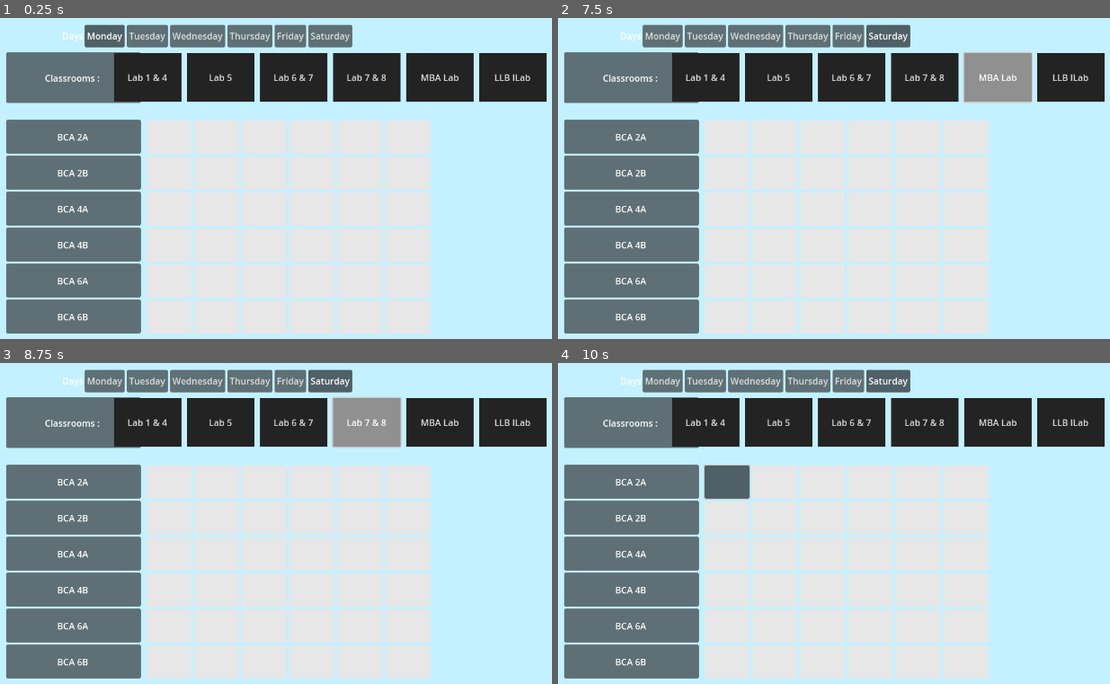
Above: before the commit, frames 1-4 (two rows, left to right).
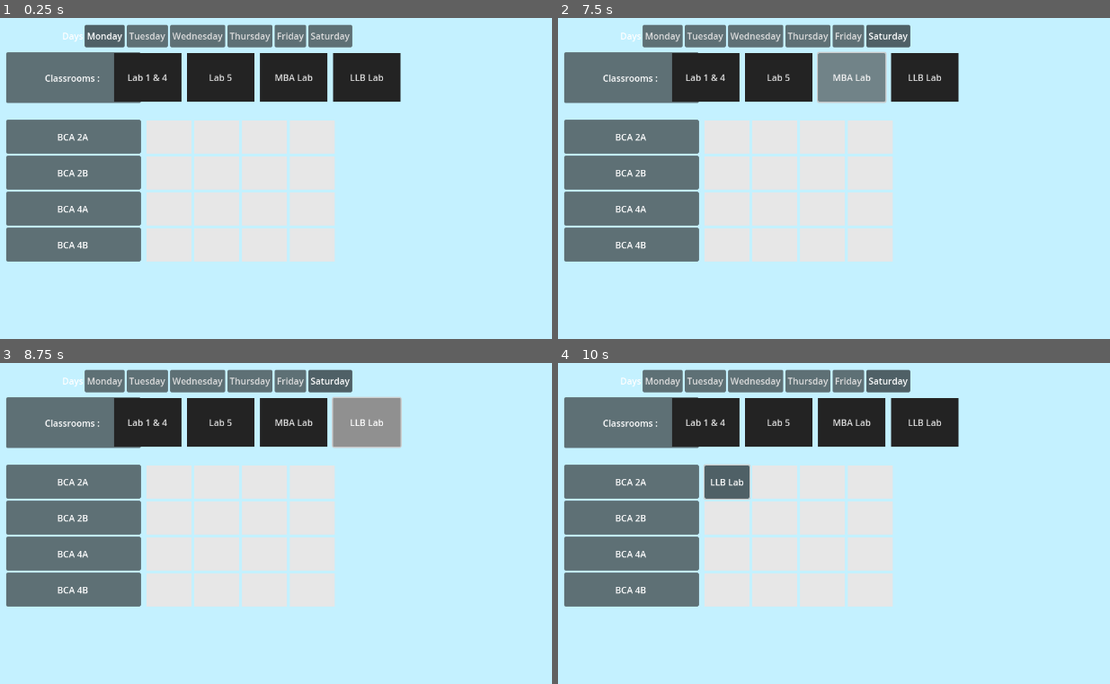
Above: after the commit, the same moments.

Repository: randomhimalayanguy/TimeTableBuilder
Game: Godot game, scene res://Scene/batch.tscn
Two runs of this game, one before a commit and one after it. Both use one fixed random seed, a clock stepped at 60 frames per second and the inputs below.
Inputs (mouse positions are in pixels of both pictures, inside the frame that each line leads up to):
- Up to frame 1 (0.25 s): no input
- Up to frame 2 (7.5 s): click "Monday" at 0.5 s; click "Tuesday" at 1.25 s; click "Wednesday" at 2 s; click "Thursday" at 2.75 s; click "Friday" at 3.5 s; click "Saturday" at 4.25 s; click "Lab 1 & 4" at 5 s; click "Lab 5" at 5.75 s; click (850, 78) at 6.5 s, where only the run before the commit has a clickable "Lab 6 & 7"; click "MBA Lab" at 7.25 s
- Up to frame 3 (8.75 s): click (364, 423) at 8 s, where only the run before the commit has a clickable "Lab 7 & 8"
- Up to frame 4 (10 s): click (922, 423) at 8.75 s, where only the run after the commit has a clickable "LLB Lab"; click (729, 481) at 9.52 s

The runs differ from the first frame. In frame 1, 26% of the frame differs, in the area x 1-100%, y 10-99%; in frame 2, 28%; in frame 3, 26%; in frame 4, 26%.

Commit message:
Added DataManager

Diff:
--- a/Scene/batch.tscn
+++ b/Scene/batch.tscn
@@ -15,9 +15,8 @@
 grow_horizontal = 2
 grow_vertical = 2
 script = ExtResource("1_ke485")
-total_periods = 6
-classrooms = Array[String](["Lab 1 & 4", "Lab 5", "Lab 6 & 7", "Lab 7 & 8", "MBA Lab", "LLB lLab"])
-classes = Array[String](["BCA 2A", "BCA 2B", "BCA 4A", "BCA 4B", "BCA 6A", "BCA 6B"])
+classrooms_li = Array[String](["Lab 1 & 4", "Lab 5", "MBA Lab", "LLB Lab"])
+classes_li = Array[String](["BCA 2A", "BCA 2B", "BCA 4A", "BCA 4B"])
 
 [node name="PanelContainer" type="PanelContainer" parent="."]
 layout_mode = 1
--- a/Scene/class.tscn
+++ b/Scene/class.tscn
@@ -1,6 +1,6 @@
 [gd_scene load_steps=2 format=3 uid="uid://bacyimhoqbkd3"]
 
-[ext_resource type="Script" uid="uid://k8j4i4qcitaj" path="res://Scripts/class.gd" id="1_w0goi"]
+[ext_resource type="Script" uid="uid://k8j4i4qcitaj" path="res://Scripts/class_manager.gd" id="1_w0goi"]
 
 [node name="Class" type="Panel"]
 custom_minimum_size = Vector2(240, 60)
--- /dev/null
+++ b/Scripts/DataManager.gd
@@ -0,0 +1,64 @@
+extends Node
+
+# TODO Check signals and func calls to avoid confusion
+
+var days = ["Monday", "Tuesday", "Wednesday", "Thursday", "Friday", "Saturday"]
+
+var cur_day := "Monday"
+var cur_classroom := ""
+
+var scd : Dictionary
+
+
+signal signal_day_changed
+
+
+func _ready() -> void:
+	for day in days:
+		scd[day] = {}
+
+
+func set_classroom(classroom : String):
+	cur_classroom = classroom
+
+
+func set_cur_day(day_no : String):
+	if cur_day != day_no:
+		cur_day = day_no
+		signal_day_changed.emit(scd[cur_day])
+		print(scd[cur_day])
+
+
+func period_select(period, classname):
+	#print(cur_day + cur_classroom + classname +str(period))
+	print("%s %s %s %s"%[cur_day, str(period+1), classname, cur_classroom])
+
+	if classname not in scd[cur_day]:
+		scd[cur_day][classname] = {}
+
+	scd[cur_day][classname][period] = cur_classroom
+
+	return cur_classroom
+
+
+"""
+scd = {
+	"Monday" : {
+		"BCA 2A" : {1 : 101, 2:110, 4:110},
+		"BCA 2B" : {1 : 110, 2: 101}
+	},
+	"Tuesday" : {
+		"BCA 2A" : {1 : 101, 2:110, 4:110},
+		"BCA 2B" : {1 : 110, 2: 101}
+	}
+}
+
+scd[cur_day][classname][period] = classroom_no
+
+
+
+if classname not in scd[cur_day]:
+	scd[cur_day][classname] = {}
+
+scd[cur_day][classname][period] = classroom_no
+"""
--- a/Scripts/batch.gd
+++ b/Scripts/batch.gd
@@ -1,102 +1,53 @@
 extends Control
 
+ #Taking classroom data
+@export var classrooms_li : Array[String]
+# Taking class data
+@export var classes_li : Array[String]
+
+# Total number of periods
+@export var periods := 4
+
+# To show classroom list
+@onready var classroom_panel = $MarginContainer/MainVBox/classrooms
 
 var class_prefab = preload("res://Scene/class.tscn")
-@onready var vbox_classes = $MarginContainer/MainVBox/VBoxContainer
-@onready var classrooms_panel = $MarginContainer/MainVBox/classrooms
-@onready var day_panel = $MarginContainer/MainVBox/Days
 
-#var schd : Array[String]
-var classroom_scd : Dictionary[String, Dictionary] = {}
-
-# Stores current classroom
-var classroom_detail : String
-var cur_classroom = null
-
-# Stores current day
-var cur_day := "Monday"
-
-var days : Array
-
-# total number of periods
-@export var total_periods := 4
-
-# array of classrooms -> 110, 112, 101, etc.
-@export var classrooms : Array[String]
-# array of classes -> BCA 2A, BCA 4A, etc.
-@export var classes : Array[String]
+# Vertial box to store different class_prefabs
+@onready var vbox = $MarginContainer/MainVBox/VBoxContainer
 
 
-func _ready() -> void:
-	add_classes()
-	add_classrooms()
-	set_classroom("")
-	day_panel.connect("day_selected", set_day)
-	days = day_panel.get_days()
-	for i in days:
-		classroom_scd[i] = {}
+func _ready():
+	# passing classroom data to classroom panel to generate classrooms
+	classroom_panel.set_classrooms(classrooms_li)
+	# setting up classes
+	set_classes()
+
+	# Connecting with signal, that fires whenever cur_day is switched, then we rebuild the board
+	DataManager.signal_day_changed.connect(setup_board)
 
 
-# pass classroom array to the classroom panel and connects with it's signal
-func add_classrooms():
-	classrooms_panel.set_classrooms(classrooms)
-	classrooms_panel.connect("classroom_selected", set_classroom)
+# Creates classes from class data and make it child of vbox
+func set_classes():
+	for cur_class_name : String in classes_li:
+		var new_class = class_prefab.instantiate() as class_manager
+		vbox.add_child(new_class)
+		# Setting class name and total periods to all classes
+		new_class.set_class_and_period(cur_class_name, periods)
 
 
-func set_day(day):
-	cur_day = day
-	print("Day " + cur_day)
+# Building and rebuilding the time table board
+func setup_board(scd : Dictionary):
+	for cur_class : class_manager in vbox.get_children():
+		# getting name of class
+		var cur_class_name : String = cur_class.get_class_name()
 
+		# if cur_class is in schdule ->
+		if cur_class_name in scd:
+			# fetch data and rebuild the board
+			cur_class.set_board(scd[cur_class_name])
 
-# add classes based on classes array
-func add_classes():
-	for i in range(len(classes)):
-		# Creating and adding a new class
-		var _class = class_prefab.instantiate()
-		vbox_classes.add_child(_class)
-		# setting name of that class using classes array
-		_class.set_label_name(classes[i])
-		# setting total number of periods
-		_class.set_periods(total_periods)
-
-		# connecting with period_chosen signal and calling class_and_period func and passing
-		# i -> index and _class object
-		_class.connect("period_chosen", class_and_period.bind(i, _class))
-
-
-# when classroom btn is pressed, we store that classroom detail
-func set_classroom(classroom : String):
-	classroom_detail = classroom if classroom != classroom_detail else ""
-	#if classroom_detail == "":
-		#for classes in vbox_classes.get_children():
-			#classes.disable_btns()
-	#else:
-		#for classes in vbox_classes.get_children():
-			#classes.enable_btns()
-			#if classroom_scd[cur_day].has(classroom_detail):
-				#classes.disable_clashes(classroom_scd[cur_day][classroom_detail])
-	print(classroom_detail)
-
-
-# when period_chosen signal occur
-# period -> already passed with period_chosen signal, cur_class (index) and _class obj is passed here
-func class_and_period(period, cur_class, _class):
-	# detail string
-	var x = classes[cur_class] + " " +str(period+1) + " " + classroom_detail
-
-	if classroom_detail != "":
-		if not classroom_scd[cur_day].has(classroom_detail):
-			classroom_scd[cur_day][classroom_detail] = []
-
-		if period not in classroom_scd[cur_day][classroom_detail]:
-			classroom_scd[cur_day][classroom_detail].append(period)
-			_class.set_classroom(classroom_detail)
-			#for classes in vbox_classes.get_children():
-				#classes.disable_clashes(classroom_scd[cur_day][classroom_detail])
-			print(x)
-
-
-
-# Make changes here, check collision in class.gd and classroom.gd
-#func class_and_period(period, cur_lass, _class):
-	#pass
+		# if cur_class is not in schdule
+		else:
+			# make the board empty
+			cur_class.empty_board()
--- a/Scripts/card.gd
+++ /dev/null
@@ -1,11 +0,0 @@
-extends PanelContainer
-
-
-# Called when the node enters the scene tree for the first time.
-func _ready() -> void:
-	pass # Replace with function body.
-
-
-# Called every frame. 'delta' is the elapsed time since the previous frame.
-func _process(delta: float) -> void:
-	pass
--- a/Scripts/class.gd
+++ /dev/null
@@ -1,81 +0,0 @@
-extends Panel
-
-# label -> class name (like BCA 2 A)
-@onready var label := $Label
-@onready var hor_box := $HBoxContainer
-
-# stores the text passed using set_classroom function
-var btn_text := ""
-
-var total_classes := 4
-
-# loading period_btn prefab
-var period_btn = preload("res://Scene/period_button.tscn")
-
-# for re-emitting the signal
-signal period_chosen
-
-
-var scd := {}
-var days = ["Monday", "Tuesday", "Wednesday", "Thursday", "Friday", "Saturday"]
-
-func _ready():
-	for day in days:
-		scd[day] = {}
-
-
-# to create as many period_btn as there are periods, called by batch.gd
-func set_periods(total_periods):
-	for i in range(total_periods):
-		# creating btn object and adding it
-		var btn = period_btn.instantiate() as Button
-		hor_box.add_child(btn)
-
-		# call _chosen func when button is pressed, pass current button index and the button itself
-		btn.pressed.connect(_chosen.bind(i, btn))
-
-
-# called by batch.gd
-func set_label_name(name=""):
-	label.text = name
-
-
-# after listening to the signal, batch.gd, call this function (2)
-func set_classroom(name_class):
-	btn_text = name_class
-
-
-func disable_btns():
-	for btn in hor_box.get_children():
-		btn.disabled = true
-
-func enable_btns():
-	for btn in hor_box.get_children():
-		btn.disabled = false
-
-
-func disable_clashes(arr : Array):
-	for i in range(hor_box.get_child_count()):
-		if i in arr and hor_box.get_child(i).text == "":
-			hor_box.get_child(i).disabled = true
-
-
-
-func is_valid(day:String, period, classroom:String):
-	if scd[day][period] == null and total_classes > 0:
-		return true
-	return false
-
-
-func set_scd(day:String, period, classroom:String):
-	scd[day] = {period : classroom}
-
-
-# when button is pressed, emit the period_chosen signal and index of the button
-func _chosen(i, btn:Button):
-	# the signal is emitted (1)
-	period_chosen.emit(i)
-	# after set_classroom func is called, we change text of button (3)
-	btn.text = btn_text
-	total_classes -= 1
-	btn_text = ""
--- /dev/null
+++ b/Scripts/class_manager.gd
@@ -0,0 +1,44 @@
+extends Panel
+
+class_name class_manager
+
+@onready var name_of_class = $Label as Label
+var period_btn = preload("res://Scene/period_button.tscn")
+@onready var hbox = $HBoxContainer
+
+
+func set_class_and_period(classname : String, period : int):
+	name_of_class.text = classname
+	set_periods(period)
+
+
+func set_periods(periods : int):
+	for i in range(periods):
+		var btn = period_btn.instantiate() as Button
+		hbox.add_child(btn)
+		btn.pressed.connect(_period_chosen.bind(i, btn))
+
+
+func _period_chosen(i, btn):
+	btn.text = DataManager.period_select(i, name_of_class.text)
+
+
+func get_class_name():
+	return name_of_class.text
+
+
+func set_board(board):
+	for i in range(hbox.get_child_count()):
+		var btn = hbox.get_child(i)
+		if i in board:
+			btn.text = board[i]
+			btn.button_pressed = true
+		else:
+			btn.text = ""
+			btn.button_pressed = false
+
+
+func empty_board():
+	for btn in hbox.get_children():
+		btn.text = ""
+		btn.button_pressed = false
--- a/Scripts/classrooms.gd
+++ b/Scripts/classrooms.gd
@@ -1,42 +1,19 @@
 extends Panel
 
-# Getting reference to the horizontal box, for layout
-@onready var hor_box := $HBoxContainer
-# loading classroom btn
+@onready var hbox := $HBoxContainer
 var classroom_btn = preload("res://Scene/classroom_btn.tscn")
 
-var classroom_group = preload("res://extras/classroom_btn_group.tres")
-
-signal classroom_selected
-
-var cur_classroom = null
+var classroom_btn_group = preload("res://extras/classroom_btn_group.tres")
 
 
-# This function is called by batch.gd _ready() function
-func set_classrooms(classrooms): # classrooms -> Array[String]
-	# We are creating len(classrooms) number of buttons
-	for i in range(len(classrooms)):
-		# Create a button and add it to hor_box
+func set_classrooms(classroom_list : Array[String]):
+	for classroom in classroom_list:
 		var btn = classroom_btn.instantiate() as Button
-		hor_box.add_child(btn)
-
-		# Storing current classroom number in a string
-		var classroom_no = classrooms[i]
-		# Setting current button text as classroom_no
-		btn.text = classroom_no
-		btn.button_group = classroom_group
-
-		# Connecting the button's pressed signal, with a function _chosen and using .bind() to pass arg
-		btn.pressed.connect(_chosen.bind(classroom_no, btn, i))
+		btn.text = classroom
+		btn.button_group = classroom_btn_group
+		hbox.add_child(btn)
+		btn.pressed.connect(_classroom_chosen.bind(classroom))
 
 
-func is_valid(day, period):
-	if cur_classroom != null:
-		return cur_classroom.is_valid(day, period)
-	return false
-
-
-# When btn is pressed, emit the signal along with classroom_no
-func _chosen(classroom_no, classroom, i):
-	cur_classroom = classroom
-	classroom_selected.emit(classroom_no, i)
+func _classroom_chosen(classroom : String):
+	DataManager.set_classroom(classroom)
--- a/Scripts/color_label.gd
+++ /dev/null
@@ -1,10 +0,0 @@
-@tool
-extends Panel
-
-@export var color : Color
-@export var text : String
-
-signal on_update
-
-func _init() -> void:
-	pass
--- a/Scripts/days.gd
+++ b/Scripts/days.gd
@@ -5,8 +5,6 @@
 var btn_group = preload("res://extras/day_btn_group.tres")
 
 var days = ["Monday", "Tuesday", "Wednesday", "Thursday", "Friday", "Saturday"]
-
-signal day_selected
 
 
 func _ready():
@@ -29,4 +27,4 @@
 
 
 func _day_chosen(cur_day):
-	day_selected.emit(cur_day)
+	DataManager.set_cur_day(cur_day)
--- a/project.godot
+++ b/project.godot
@@ -15,6 +15,10 @@
 config/features=PackedStringArray("4.4", "Forward Plus")
 config/icon="res://extras/icon.svg"
 
+[autoload]
+
+DataManager="*res://Scripts/DataManager.gd"
+
 [display]
 
 window/size/viewport_width=1280
@@ -22,7 +26,7 @@
 
 [editor_plugins]
 
-enabled=PackedStringArray("res://addons/script-ide/plugin.cfg")
+enabled=PackedStringArray("res://addons/Todo_Manager/plugin.cfg", "res://addons/script-ide/plugin.cfg")
 
 [input]
 
Not shown, added: Scripts/DataManager.gd.uid
Not shown, removed: Scripts/card.gd.uid
Renamed: Scripts/class.gd.uid -> Scripts/class_manager.gd.uid
Not shown, removed: Scripts/color_label.gd.uid
Not shown, changed: .gitignore
